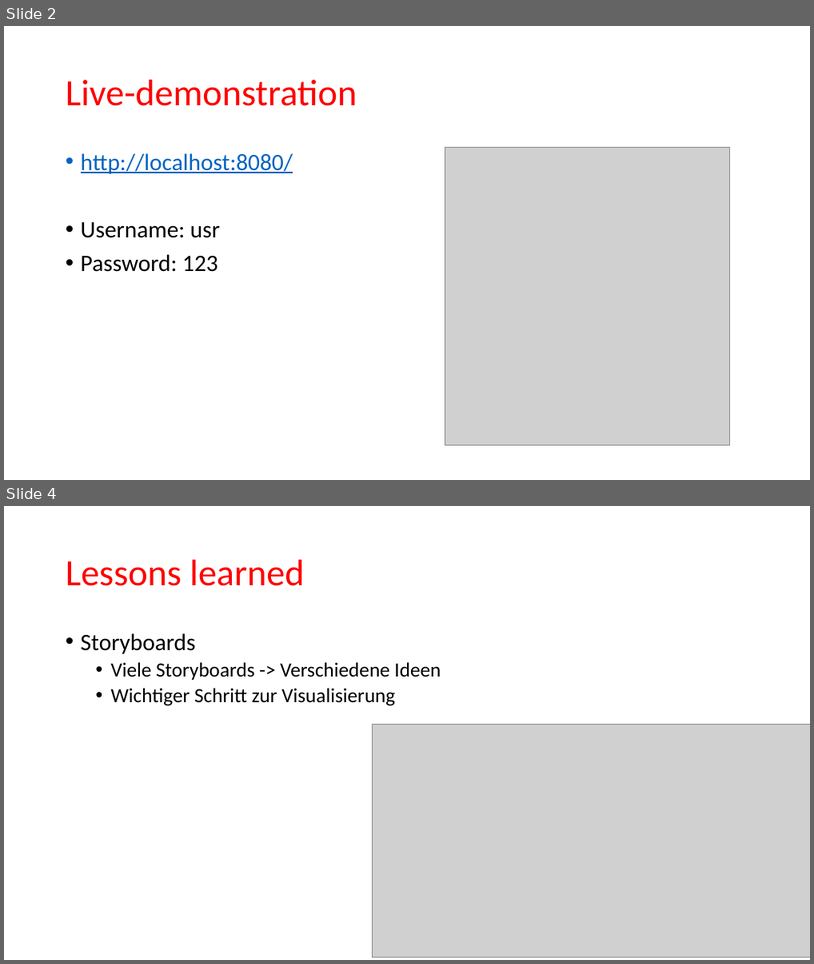
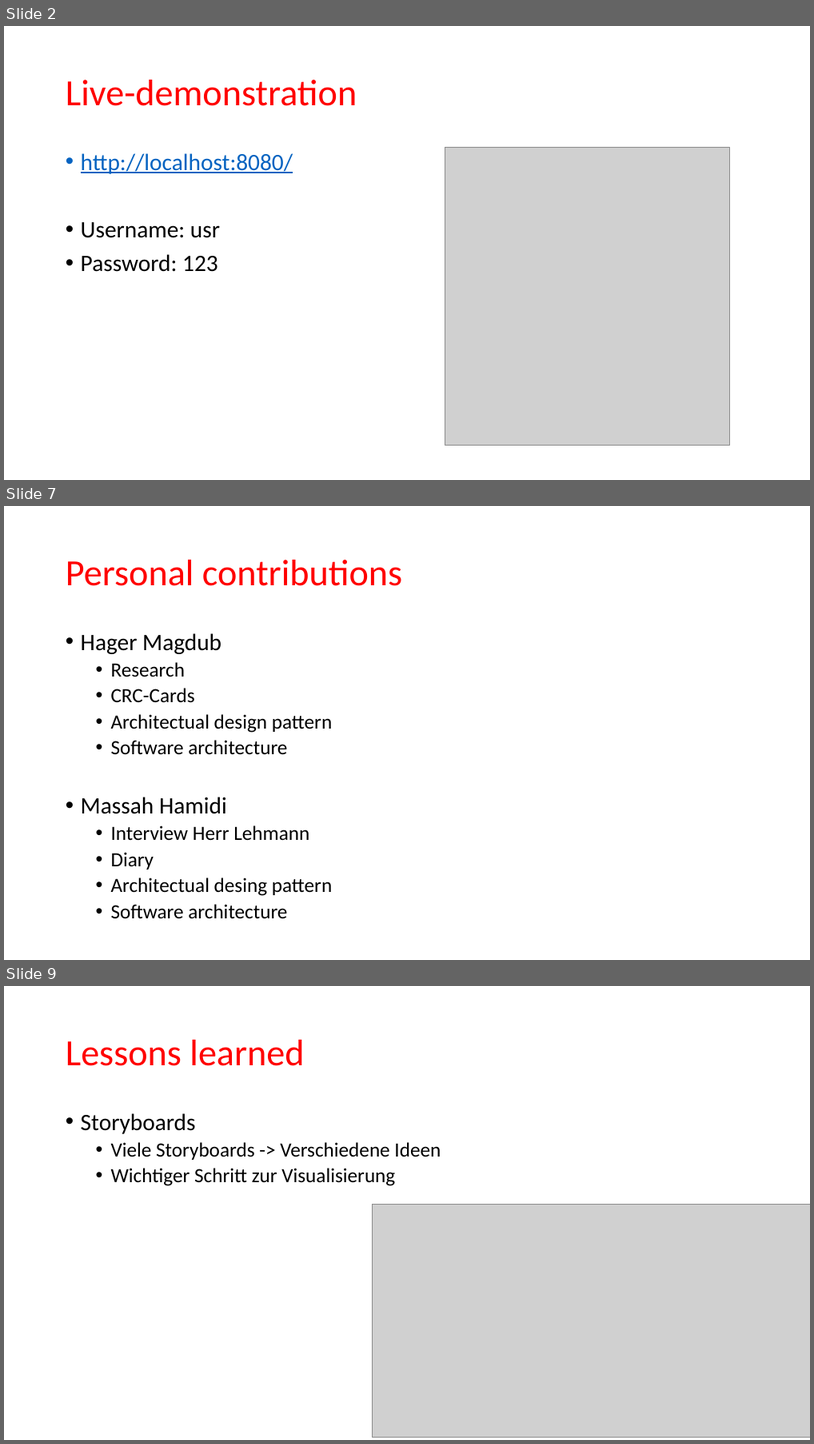
Before and after one commit to tomia1/ch.bfh.btx8081.w2016.red, a slide deck: doc/task14/final presentation.pptx. Shown one above the other, each under a label of ours: slides 2 and 4 before the commit, slides 2, 7 and 9 after it; the slides between them are not shown. The pictures are 814x964 and 814x1444 pixels, drawn with LibreOffice and Linux fonts; fonts in the diff are those of the drawing; grey boxes stand for pictures. Boxes give left, top, right and bottom in pixels: in the first picture for what was removed or moved away, otherwise in the second. Text is boxed around its words. In the diff, an @@ line names an element or a change of style, - is before the commit and + after.

```diff
--- a/doc/task14/final presentation.pptx
+++ b/doc/task14/final presentation.pptx
@@ slide 7 added at [4, 506, 810, 960], background #FFFFFF @@
@@ title added at [66, 560, 402, 586], 44 pt, text #FF0000 @@
+Personal contributions
@@ text added at [81, 633, 332, 918], 24 pt, text #000000 @@
+• Hager Magdub
+  • Research
+  • CRC-Cards
+  • Architectual design pattern
+  • Software architecture
+• Massah Hamidi
+  • Interview Herr Lehmann
+  • Diary
+  • Architectual desing pattern
+  • Software architecture
@@ what was slide 4 is now slide 9 @@
```
Also in this commit, not shown: 4 slides changed, 4 other slides added, 1 slide removed.
